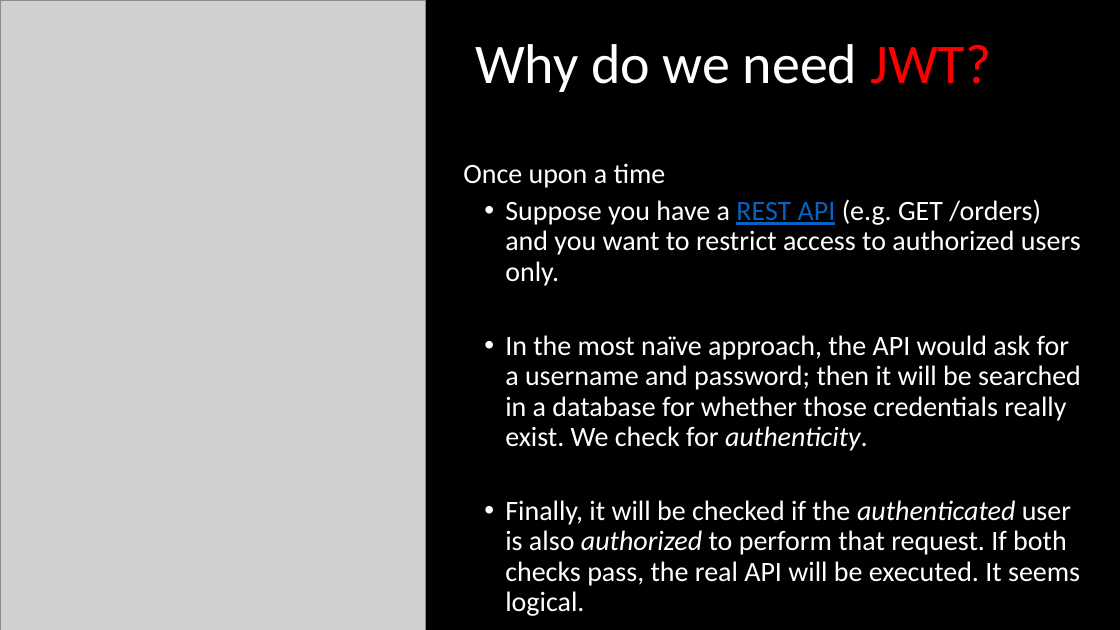
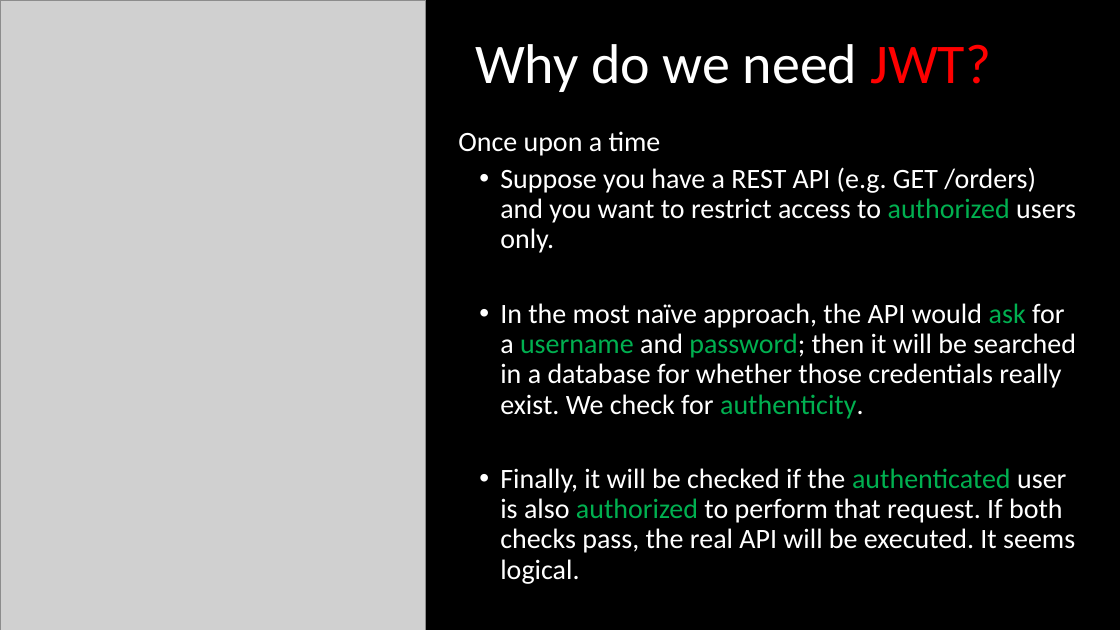
Before and after one commit to asafnaory/nestjs-course, a slide deck: slide 8 of presentations/lecture_jwt.pptx (slide 9 before the commit). Drawn at 1120x630 pixels with LibreOffice and Linux fonts; fonts in the diff are those of the drawing; grey boxes stand for pictures. Boxes give left, top, right and bottom in pixels: in the first picture for what was removed or moved away, otherwise in the second. Text is boxed around its words. In the diff, an @@ line names an element or a change of style, - is before the commit and + after.

```diff
--- a/presentations/lecture_jwt.pptx
+++ b/presentations/lecture_jwt.pptx
@@ text "Once upon a time": place and size @@
-text "Once upon a time" at [463, 163, 1081, 616]
+text "Once upon a time" at [458, 131, 1076, 584]
@@ text at [500, 167, 1076, 584]: text colour #0563C1 to #FFFFFF, underline off in "REST API"; text colour #FFFFFF to #00B050 in "authorized", "ask username password; authenticity.", "authenticated authorized"; italic off in "authenticity.", "authenticated authorized" @@
```
Also in this commit, not shown: 12 other slides changed, 3 slides added, 1 slide removed.
